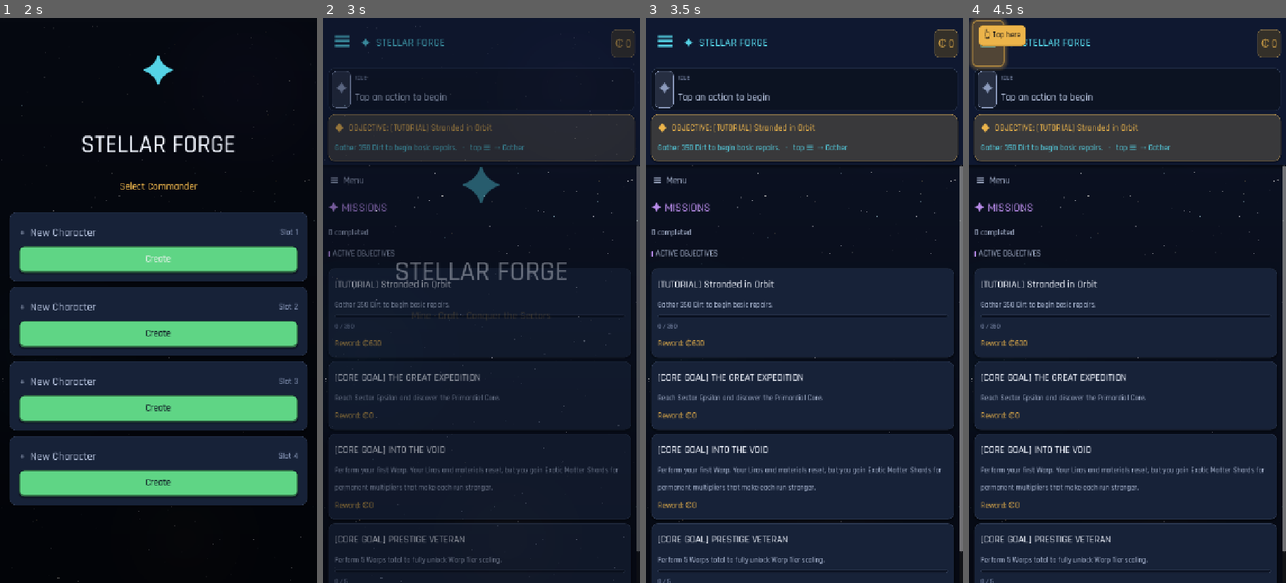
Above: before the commit, frames 1-4 (left to right).
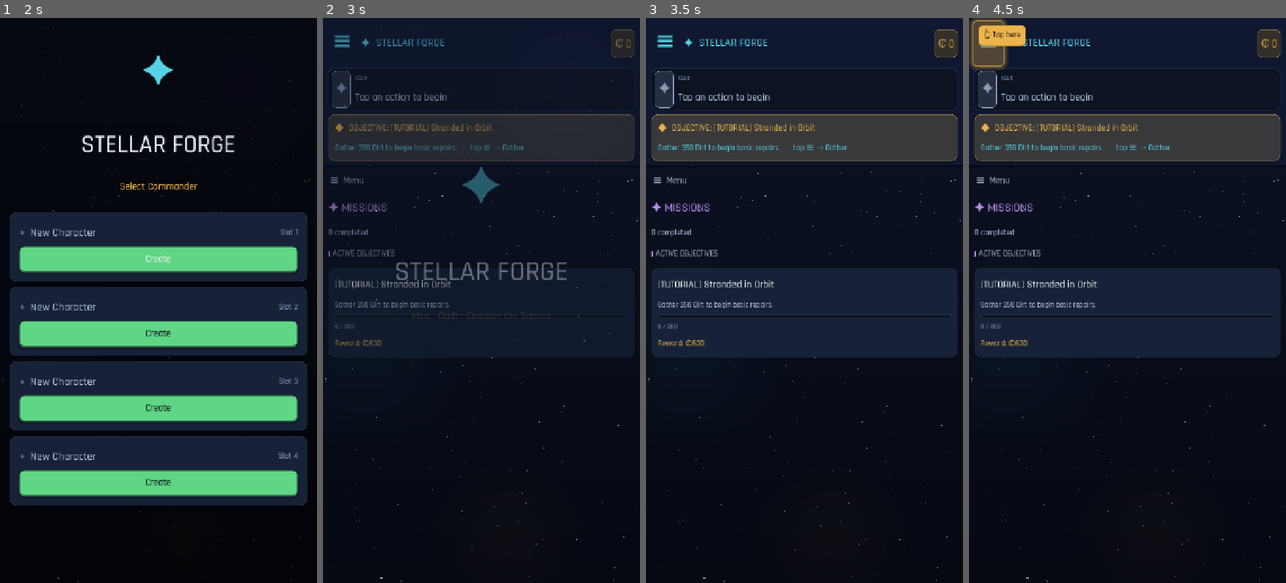
Above: after the commit, the same moments.

Repository: trakyalilter/TestMobileGame
Game: Godot game, scene res://scenes/main.tscn
Two runs of this game, one before a commit and one after it. Both use one fixed random seed, a clock stepped at 60 frames per second and the inputs below.
Inputs (mouse positions are in pixels of both pictures, inside the frame that each line leads up to):
- Up to frame 1 (2 s): click "☰" at 0.5 s; click "Create" at 1.25 s
- Up to frame 2 (3 s): click "Begin" at 2 s; click (481, 300) at 2.75 s
- Up to frame 3 (3.5 s): no input
- Up to frame 4 (4.5 s): click "☰" at 3.5 s; click "✕" at 4.25 s

Frame 1 is identical in both runs. In frame 2, 4.3% of the frame differs, in the area x 1-100%, y 26-100%; in frame 3, 36%; in frame 4, 36%.

Commit message:
Hide [CORE GOAL] missions until the tutorial is finished
The goal_* prestige objectives were surfaced from the start, cluttering
the new-player screen alongside 'gather 350 Dirt'. Now they're hidden
until the tutorial ends — defined as claiming the last [TUTORIAL] mission
actually reachable on the next-chain (m029a5 'Factory Lights'); orphaned
tutorial missions like m016b are correctly ignored so the goals can't be
deadlocked. _surface_core_goals() also strips the goals from older saves
that revealed them mid-tutorial, and re-runs on claim/load.

https://claude.ai/code/session_01GUAm67mj5mAEoyJTAWupry

Diff:
--- a/scripts/core/game_state.gd
+++ b/scripts/core/game_state.gd
@@ -2318,12 +2318,40 @@
 func _mission_init() -> void:
 	if missions_active.is_empty() and missions_claimed.is_empty() and not GameData.MISSION_ORDER.is_empty():
 		missions_active[GameData.MISSION_ORDER[0]] = true
-	# Core-goal missions (goal_*) have no `next` chain — they're always active
-	# until claimed, matching desktop mission_manager.init_missions().
+	_surface_core_goals()
+	_mission_sync()
+
+## The [CORE GOAL] missions (goal_*) are long-term prestige objectives — keep
+## them hidden during the guided tutorial so a new player only sees the tutorial
+## chain, then reveal them once the tutorial is finished (desktop shows them, but
+## on mobile the early screen is busy enough). Removing them while the tutorial
+## runs also cleans up older saves that surfaced them too early.
+func _tutorial_done() -> bool:
+	# Walk the real next-chain from the first mission and find the LAST
+	# [TUTORIAL]-tagged mission actually on it; the tutorial is over once that's
+	# claimed. (Scanning all MISSIONS would deadlock on orphaned tutorial
+	# missions like m016b that aren't reachable via `next`.)
+	var cur: String = GameData.MISSION_ORDER[0] if not GameData.MISSION_ORDER.is_empty() else "m001"
+	var last_tut := ""
+	var seen := {}
+	var guard := 0
+	while cur != "" and not seen.has(cur) and guard < 500:
+		guard += 1
+		seen[cur] = true
+		if String(GameData.MISSIONS.get(cur, {}).get("name", "")).begins_with("[TUTORIAL]"):
+			last_tut = cur
+		cur = GameData.MISSIONS.get(cur, {}).get("next", "")
+	return last_tut == "" or missions_claimed.has(last_tut)
+
+func _surface_core_goals() -> void:
+	var ready := _tutorial_done()
 	for gid in GameData.MISSION_GOALS:
-		if not missions_claimed.has(gid):
+		if missions_claimed.has(gid):
+			continue
+		if ready:
 			missions_active[gid] = true
-	_mission_sync()
+		else:
+			missions_active.erase(gid)   # stay hidden until the tutorial ends
 
 ## Recover a stalled tutorial chain: if there's no active mission but unclaimed
 ## ones remain (e.g. an old save whose chain hit a since-fixed dead link),
@@ -2514,6 +2542,7 @@
 	var nxt: String = m.get("next", "")
 	if nxt != "" and GameData.MISSIONS.has(nxt) and not missions_claimed.has(nxt):
 		missions_active[nxt] = true
+	_surface_core_goals()   # claiming the last tutorial mission reveals the core goals
 	_mission_sync()   # the newly-activated mission may already be satisfied
 	missions_changed.emit()
 	return true
@@ -3795,10 +3824,9 @@
 	missions_claimed = {}
 	for mid in data.get("missions_claimed", []):
 		missions_claimed[mid] = true
-	# Surface core-goal missions for saves that predate them (no `next` chain).
-	for gid in GameData.MISSION_GOALS:
-		if not missions_claimed.has(gid):
-			missions_active[gid] = true
+	# Core goals stay hidden until the tutorial is done (also strips them from
+	# older saves that surfaced them during the tutorial).
+	_surface_core_goals()
 	boss_kills = data.get("boss_kills", {})
 	for k in boss_kills:
 		boss_kills[k] = int(boss_kills[k])
